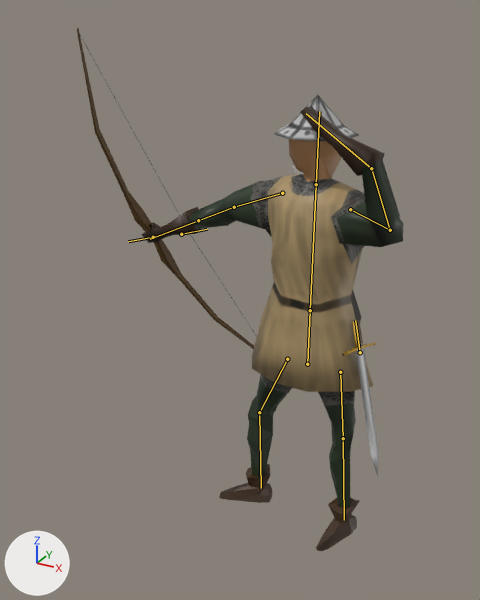
The Blender file 3DModels/BlendFiles/archer.blend, before and after one commit.
Rendered twice from a 50 mm camera at (7.37, -17.91, 16.94) aimed at (-1.94, -0.98, 8.48). The lights are fixed; the arrows at lower left show +X, +Y and +Z. Both versions are drawn at frame 67 of the action 'Armature.001Action'; the numbers are the values there. The bones that bend it are drawn over the model as lines.
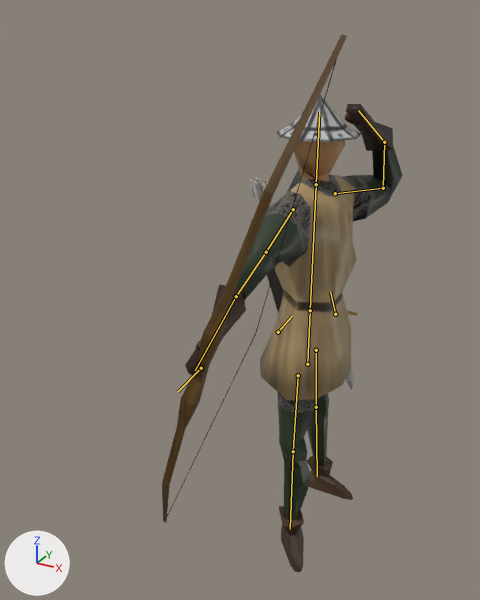
Location of each change, (x1, y1, x2, y2) in pixels of the pictures (480 x 600 px):
'Plane', posed (16% narrower)
    before: (142, 94, 403, 551)
    after: (185, 95, 403, 572)
'Plane.001', posed
    before: (77, 28, 256, 349)
    after: (162, 34, 347, 523)
'Plane.002', posed
    before: (342, 320, 379, 475)
    after: (346, 311, 358, 390)
bone 'manche', root to tip
    before: (153, 237) to (128, 241)
    after: (201, 368) to (178, 391)
bone 'Bone', root to tip
    before: (360, 352) to (355, 320)
    after: (335, 314) to (330, 292)

Edits to the bpy script that builds the scene:
```text
Change bone_ventre:
    where bone_ventre = bpy.data.objects['Armature'].pose.bones['Ventre']
    bone_ventre.rotation_quaternion: (1.0, 0.0, 0.0, 0.0) -> (0.676, 0.0, 0.737, 0.0)  # degrees (0, 0, 0) -> degrees (0, 95, 0)
Change bone_manche:
    where bone_manche = bpy.data.objects['Armature.001'].pose.bones['manche']
    bone_manche.location: (1.203, -3.573, -0.922) -> (1.203, -10.236, 6.469)
    bone_manche.rotation_quaternion: (0.904, 0.074, -0.2, 0.125) -> (0.625, 0.681, -0.112, -0.109)  # degrees (6, -26, 14) -> degrees (95, 1, -19)
Change bone_bone:
    where bone_bone = bpy.data.objects['Armature.002'].pose.bones['Bone']
    bone_bone.location: (10.574, -8.717, -3.603) -> (8.867, -8.717, -5.891)
    bone_bone.rotation_quaternion: (0.971, -0.082, -0.159, 0.164) -> (0.689, 0.09, 0.702, 0.157)  # degrees (-13, -16, 21) -> degrees (90, 70, 96)
```
